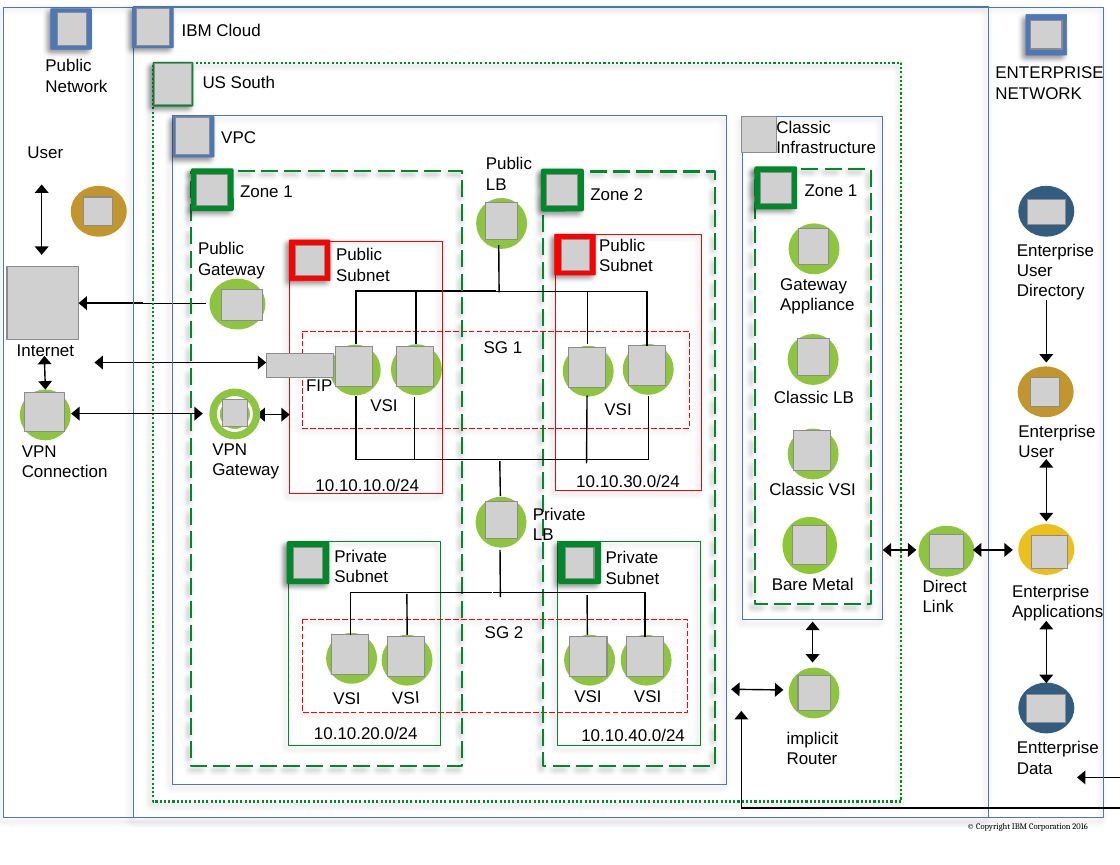
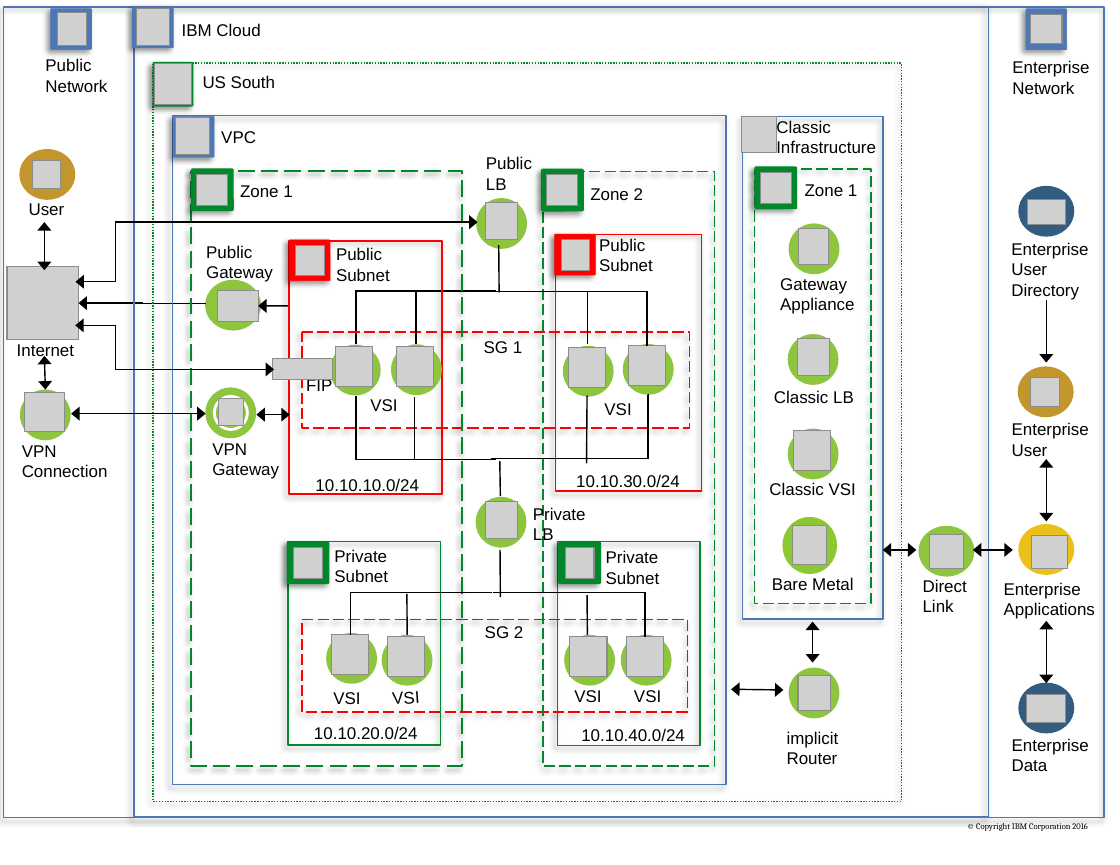
Before and after one commit to ibm-cloud-architecture/ibm-cloud-stencils, a slide deck: slide 2 of powerpoint/templates/VirtualPrivateCloudEditablePPT.pptx. Drawn at 1120x865 pixels with LibreOffice and Linux fonts; fonts in the diff are those of the drawing; grey boxes stand for pictures; background and template pictures are left out. Boxes give left, top, right and bottom in pixels: in the first picture for what was removed or moved away, otherwise in the second. Text is boxed around its words. In the diff, an @@ line names an element or a change of style, - is before the commit and + after.

Commit message:
missing arrows

```diff
--- a/powerpoint/templates/VirtualPrivateCloudEditablePPT.pptx
+++ b/powerpoint/templates/VirtualPrivateCloudEditablePPT.pptx
@@ rounded rectangle: place and size @@
-rounded rectangle at [1026,14,1067,55]
+rounded rectangle at [1026,9,1067,50]
@@ picture: place and size @@
-picture at [1030,20,1062,49]
+picture at [1030,15,1062,44]
@@ text at [1012,60,1089,94]: text changed @@
-ENTERPRISE
-NETWORK
+Enterprise
+Network
@@ outline #4E77B6 0.5 pt to #4E77B6 1 pt in 4 elements at [3,7,1104,819], [133,6,988,818], [172,116,726,786], [742,117,883,620] @@
@@ freeform shape: place and size @@
-freeform shape at [70,186,126,237]
+freeform shape at [19,149,75,200]
@@ picture: place and size @@
-picture at [83,198,112,226]
+picture at [33,160,61,188]
@@ outline #00882B 1.5 pt dashed to #00882B 1 pt dashed in 3 elements at [153,63,901,801], [754,169,871,604], [543,172,715,767] @@
@@ text "User": place and size @@
-text "User" at [27,146,63,158]
+text "User" at [29,203,65,215]
@@ double arrow moved from (42, 184) - (42, 255) to (45, 222) - (45, 270) @@
@@ elbow double arrow moved from (741, 712) - (1120, 709) to (478, 222) - (75, 282) @@
@@ text "Public Gateway": place and size @@
-text "Public Gateway" at [198,241,265,279]
+text "Public Gateway" at [206,245,273,282]
@@ rounded rectangle at [556,234,703,491]: outline #FF0000 0.5 pt to #FF0000 1 pt @@
@@ rounded rectangle at [289,241,442,495]: outline #FF0000 0.5 pt to #FF0000 1 pt @@
@@ elbow double arrow added from (274, 370) to (75, 326), #000000 1 pt @@
@@ double arrow moved from (95, 362) - (266, 362) to (259, 306) - (288, 306) @@
@@ double arrow (259, 306) - (288, 306): double arrow to arrow @@
@@ picture: place and size @@
-picture at [266,353,333,377]
+picture at [273,359,333,381]
@@ rounded rectangle at [302,332,689,428]: outline #FF0000 0.5 pt dashed to #FF0000 1 pt dashed @@
@@ double arrow moved from (71, 413) - (203, 413) to (71, 413) - (206, 413) @@
@@ 3 freeform shapes, 2 pictures, 2 texts: place and size @@
-3 freeform shapes, 2 pictures, 2 texts at [210,243,1095,461]
+3 freeform shapes, 2 pictures, 2 texts at [205,242,1089,460]
@@ elbow line (491, 459) - (648, 395): route changed @@
@@ rounded rectangle at [288,542,441,745]: outline #00882B 0.5 pt to #00882B 1 pt @@
@@ rounded rectangle at [558,542,701,745]: outline #00882B 0.5 pt to #00882B 1 pt @@
@@ text "Enterprise Applications": place and size @@
-text "Enterprise Applications" at [1012,584,1103,621]
+text "Enterprise Applications" at [1004,582,1095,619]
@@ rounded rectangle at [302,620,688,713]: outline #FF0000 0.5 pt dashed to #FF0000 1 pt dashed @@
@@ elbow double arrow removed from (1077, 778) to (1120, 706) @@
@@ text at [1012,738,1089,771]: text changed @@
-Entterprise Data
+Enterprise Data
```
Also in this commit, not shown: 1 other slide changed.
